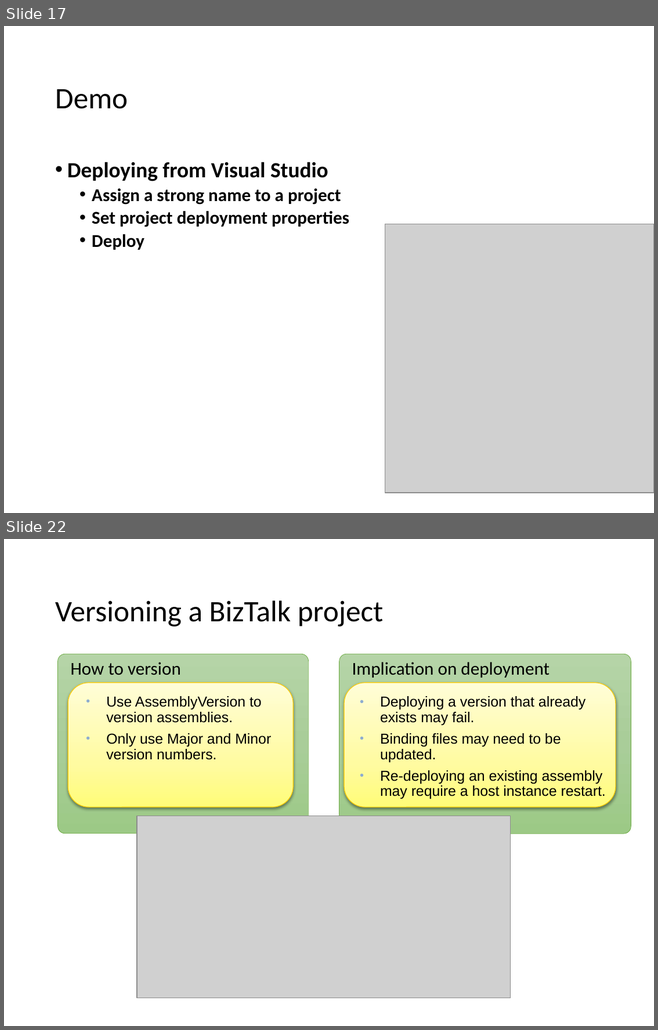
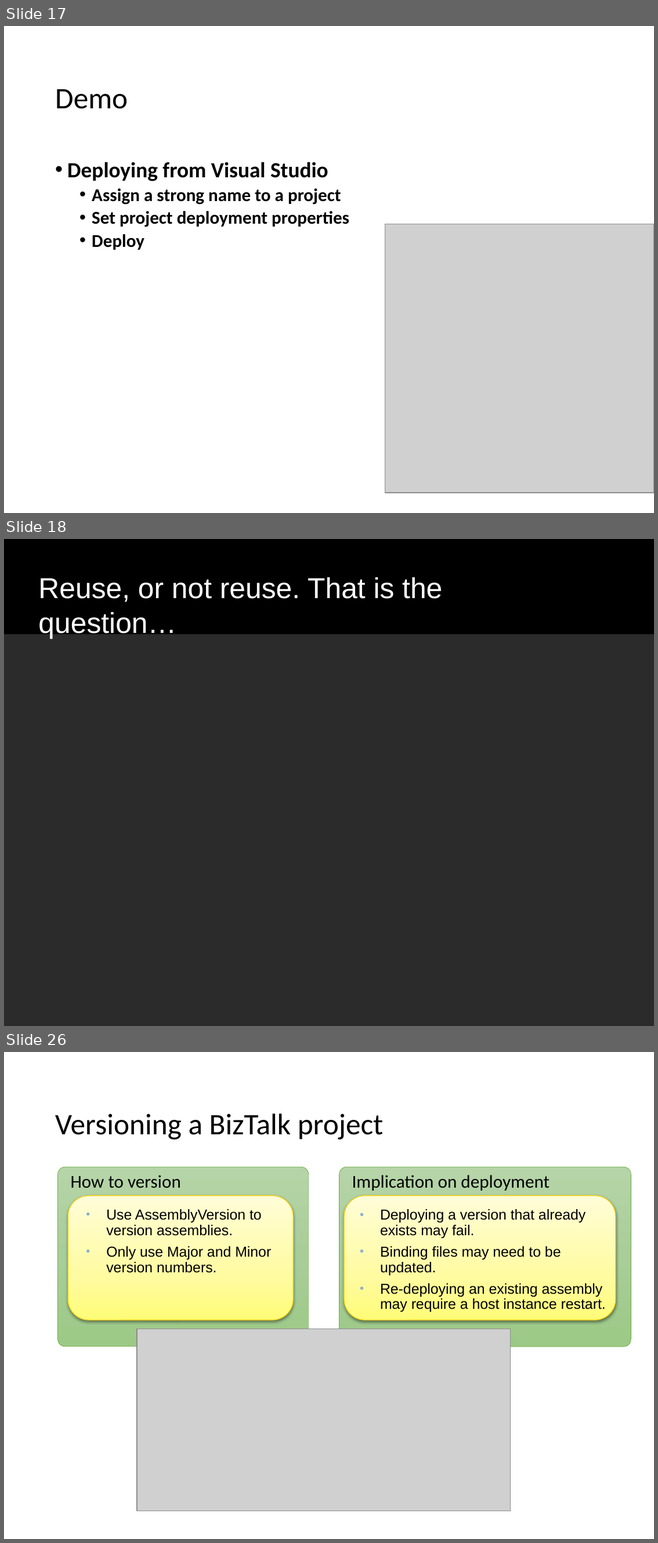
Before and after one commit to wmmihaa/BizTalk-Server---Developing-Integration-Solutions, a slide deck: Slides/Module 4 - Testing and Deploying Projects.pptx. Shown one above the other, each under a label of ours: slides 17 and 22 before the commit, slides 17, 18 and 26 after it; the slides between them are not shown. The pictures are 658x1030 and 658x1543 pixels, drawn with LibreOffice and Linux fonts; fonts in the diff are those of the drawing; grey boxes stand for pictures; background and template pictures are left out; a plain dark background stands for a picture behind light text. Boxes give left, top, right and bottom in pixels: in the first picture for what was removed or moved away, otherwise in the second. Text is boxed around its words. In the diff, an @@ line names an element or a change of style, - is before the commit and + after.

```diff
--- a/Slides/Module 4 - Testing and Deploying Projects.pptx
+++ b/Slides/Module 4 - Testing and Deploying Projects.pptx
@@ slide 18 added at <box>4,539,654,1026</box>, background picture (left out) @@
@@ rectangle added at <box>4,539,654,635</box>, fill #000000 @@
@@ text added at <box>38,577,442,639</box>, 32 pt, text #FFFFFF @@
+Reuse, or not reuse. That is the question…
@@ what was slide 22 is now slide 26 @@
```
Also in this commit, not shown: 2 slides changed, 6 other slides added, 3 slides removed.
